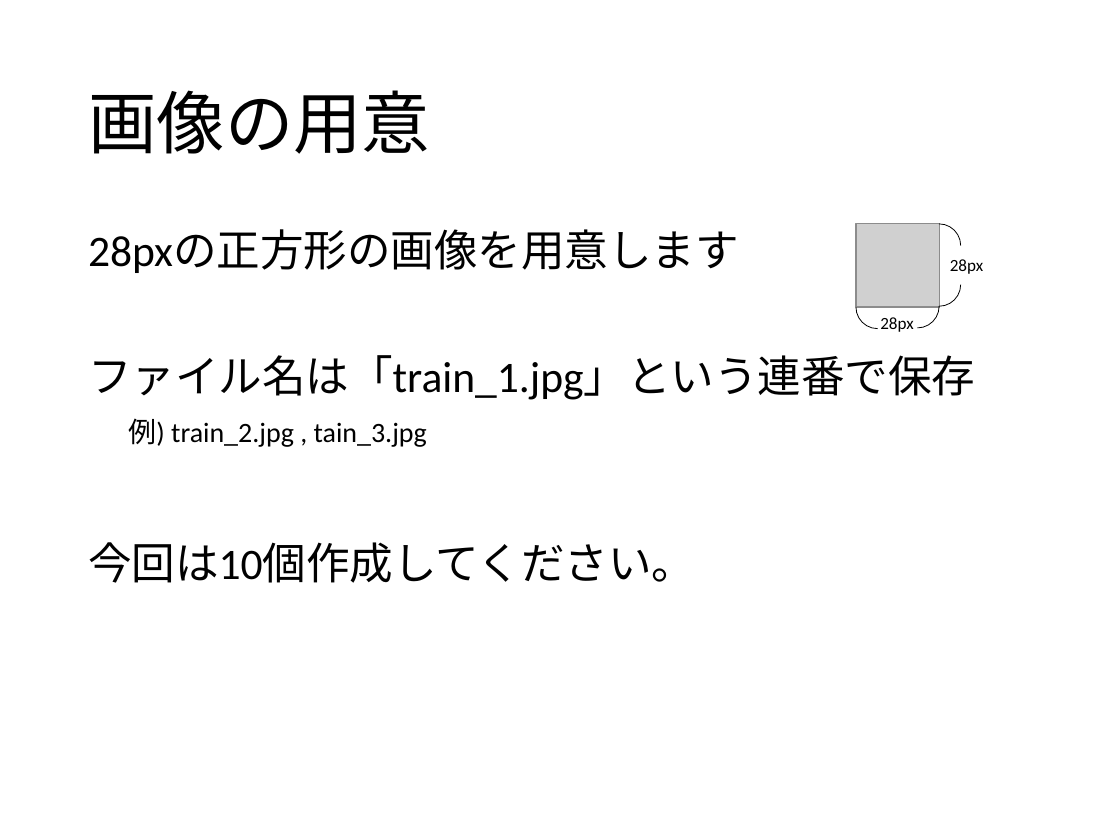
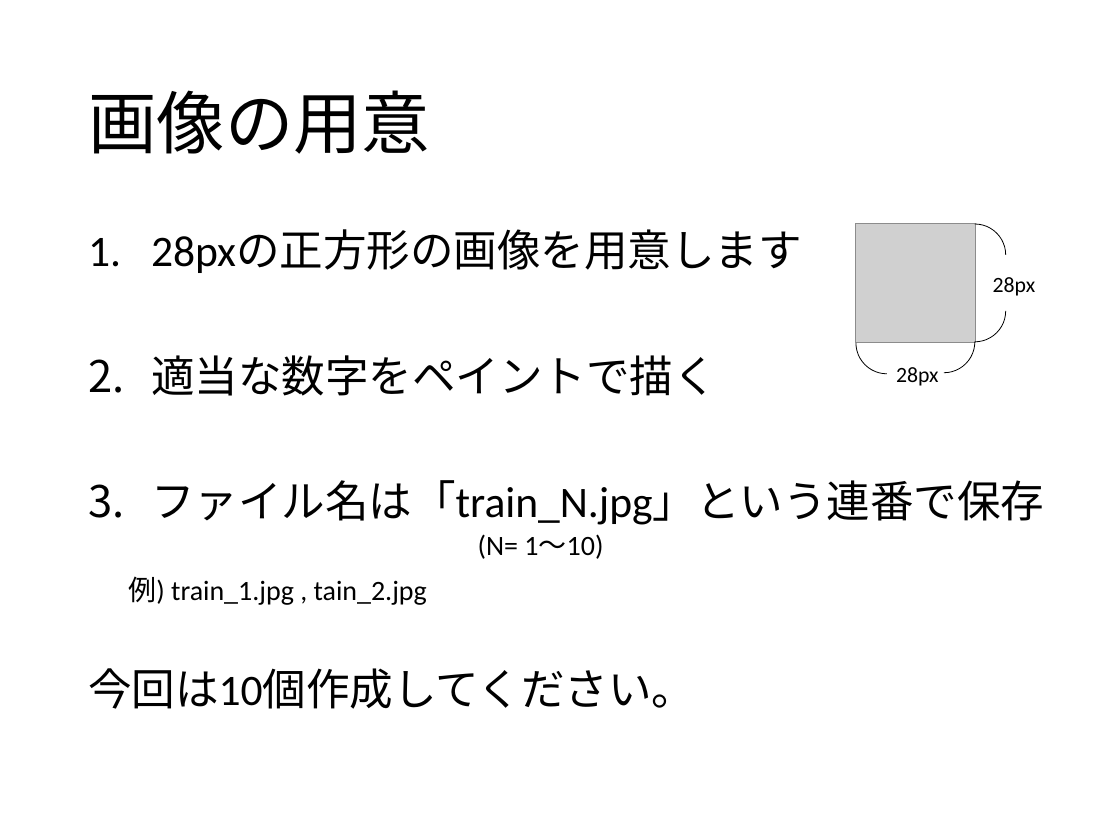
Before and after one commit to hara-lab-mizofumi/Seminar2016, a slide deck: slide 6 of 3-Caffe向けの自作データセットの作成.pptx (slide 4 before the commit). Drawn at 1120x840 pixels with LibreOffice and Linux fonts; fonts in the diff are those of the drawing; grey boxes stand for pictures. Boxes give left, top, right and bottom in pixels: in the first picture for what was removed or moved away, otherwise in the second. Text is boxed around its words. In the diff, an @@ line names an element or a change of style, - is before the commit and + after.

```diff
--- a/3-Caffe向けの自作データセットの作成.pptx
+++ b/3-Caffe向けの自作データセットの作成.pptx
@@ text at (151, 230, 801, 273): bullet none to 1. @@
@@ picture: place and size @@
-picture at (856, 224, 940, 308)
+picture at (856, 224, 976, 344)
@@ arc (boxed as its full ellipse): place and size @@
-arc (boxed as its full ellipse) at (917, 224, 961, 268)
+arc (boxed as its full ellipse) at (944, 224, 1006, 286)
@@ text "28px": place and size @@
-text "28px" at (950, 259, 983, 274)
+text "28px" at (993, 277, 1036, 296)
@@ text "28px" at (993, 277, 1036, 296): size 11 to 14 pt @@
@@ arc (boxed as its full ellipse): place and size @@
-arc (boxed as its full ellipse) at (917, 263, 961, 307)
+arc (boxed as its full ellipse) at (944, 280, 1006, 342)
@@ arc (boxed as its full ellipse): place and size @@
-arc (boxed as its full ellipse) at (856, 286, 899, 329)
+arc (boxed as its full ellipse) at (856, 312, 917, 374)
@@ arc (boxed as its full ellipse): place and size @@
-arc (boxed as its full ellipse) at (896, 284, 940, 328)
+arc (boxed as its full ellipse) at (913, 311, 974, 373)
@@ text at (151, 355, 1044, 525): text changed @@
-ファイル名は「train_1.jpg」という連番で保存
+2. 適当な数字をペイントで描く
+3. ファイル名は「train_N.jpg」という連番で保存
@@ text "28px" at (896, 367, 939, 386): size 11 to 14 pt @@
@@ text "28px": place and size @@
-text "28px" at (880, 317, 913, 332)
+text "28px" at (896, 367, 939, 386)
@@ text added at (478, 534, 603, 559), 18 pt, text #000000 @@
+(N= 1～10)
@@ text at (128, 576, 427, 605): text changed @@
-例) train_2.jpg , tain_3.jpg
+例) train_1.jpg , tain_2.jpg
```
Also in this commit, not shown: 3 other slides changed, 6 slides added.
